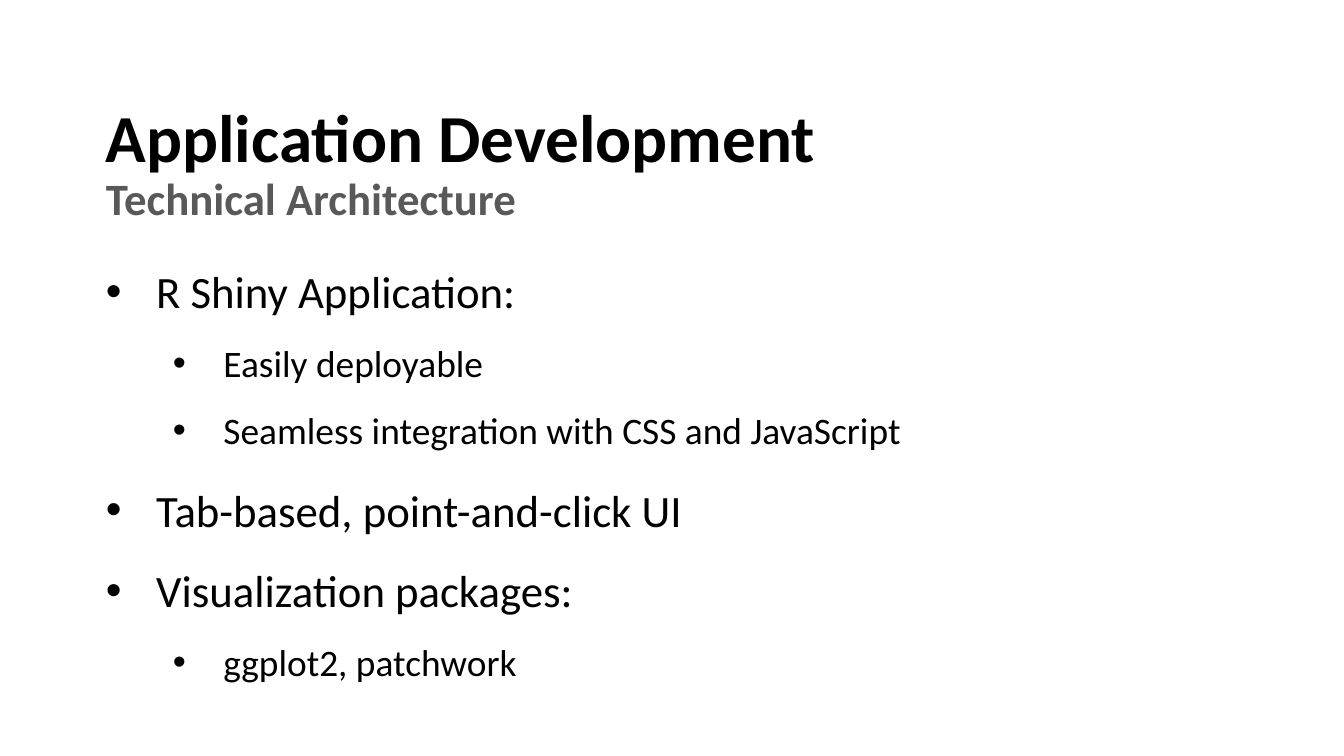
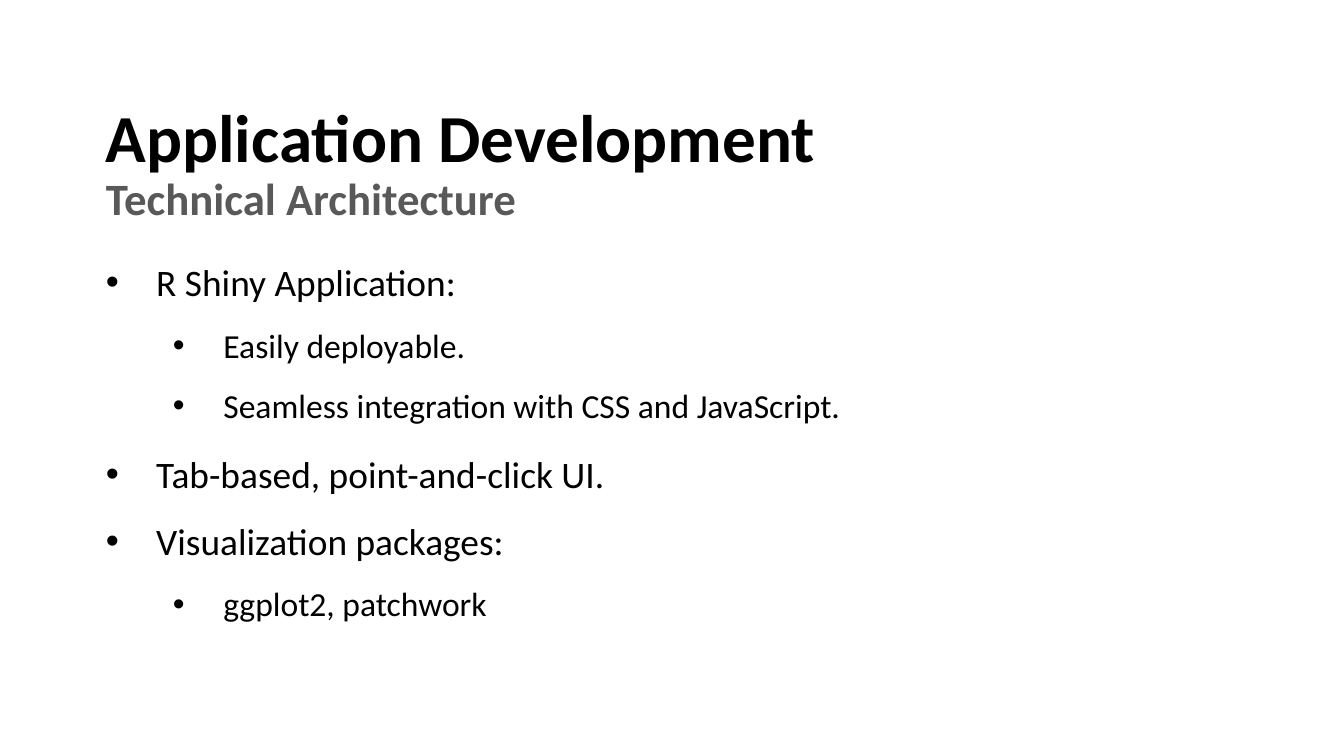
Before and after one commit to ethan-lott/saase-app, a slide deck: slide 4 of Presentation.pptx. Drawn at 1344x756 pixels with LibreOffice and Linux fonts; fonts in the diff are those of the drawing; background and template pictures are left out. Boxes give left, top, right and bottom in pixels: in the first picture for what was removed or moved away, otherwise in the second. Text is boxed around its words. In the diff, an @@ line names an element or a change of style, - is before the commit and + after.

```diff
--- a/Presentation.pptx
+++ b/Presentation.pptx
@@ text at bbox=[156, 270, 504, 622]: size 24 to 20 pt in "R Shiny Application:", "Visualization packages:"; size 20 to 18 pt in "ggplot2, patchwork" @@
@@ text at bbox=[156, 334, 840, 494]: text changed; size 20 to 18 pt @@
-  • Easily deployable
-  • Seamless integration with CSS and JavaScript
-• Tab-based, point-and-click UI
+  • Easily deployable.
+  • Seamless integration with CSS and JavaScript.
+• Tab-based, point-and-click UI.
```
Also in this commit, not shown: 5 other slides changed, 2 slides added, 1 slide removed, 4 other files.
